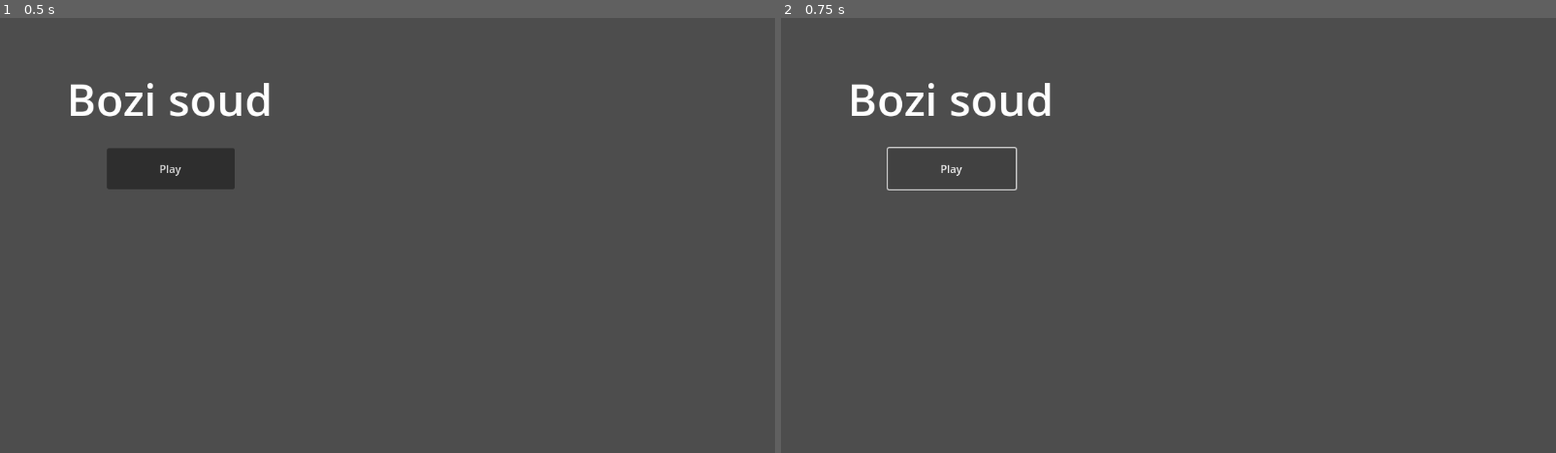
Above: before the commit, frames 1-2 (left to right).
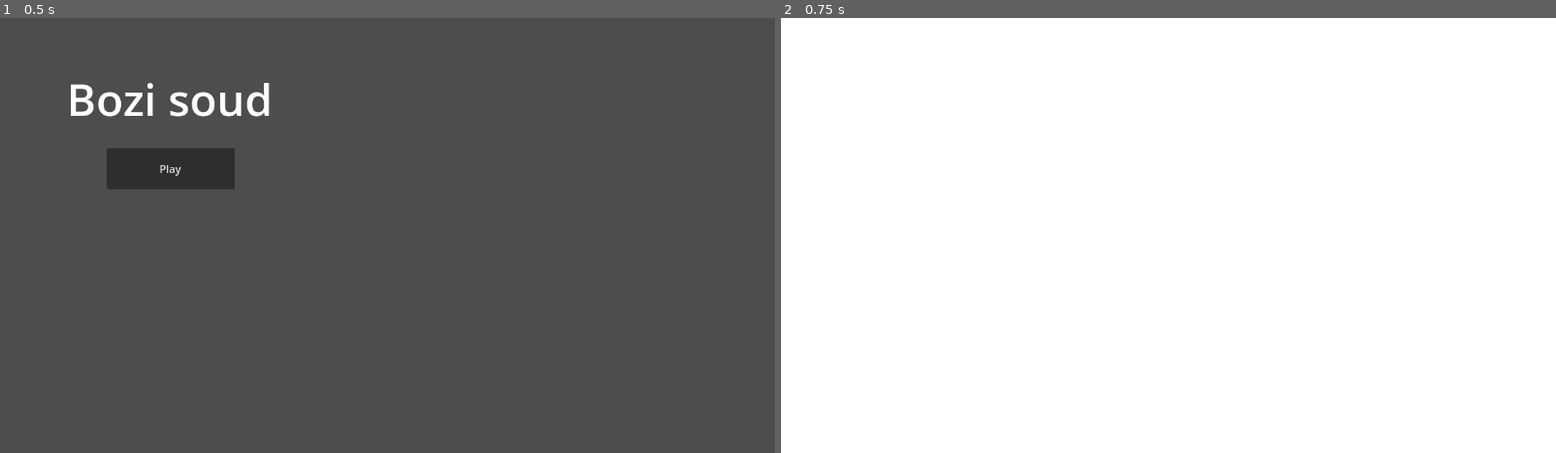
Above: after the commit, the same moments.

Repository: tomkoid/bozi-soud
Game: Godot game, scene res://scenes/menu.tscn
Same seed, same stepped clock (60 frames per second), same inputs: the game is played once before the commit and once after it.
Inputs:
- Up to frame 1 (0.5 s): no input
- Up to frame 2 (0.75 s): click "Play" at 0.5 s

Frame 1 is identical in both runs. In frame 2, 99% of the frame differs, in the area x 0-100%, y 0-100%.

Commit message:
feat: add play button functionality
Signed-off-by: Tomkoid <tomaszierl@outlook.com>

Diff:
--- /dev/null
+++ b/scenes/menu.gd
@@ -0,0 +1,16 @@
+extends Node2D
+
+
+# Called when the node enters the scene tree for the first time.
+func _ready() -> void:
+	pass # Replace with function body.
+
+
+# Called every frame. 'delta' is the elapsed time since the previous frame.
+func _process(delta: float) -> void:
+	pass
+
+
+func _on_button_pressed() -> void:
+	get_tree().change_scene_to_file("res://game.tscn")
+	pass # Replace with function body.
--- a/scenes/menu.tscn
+++ b/scenes/menu.tscn
@@ -1,6 +1,9 @@
-[gd_scene format=3 uid="uid://cu3uhb23wp1gb"]
+[gd_scene load_steps=2 format=3 uid="uid://cu3uhb23wp1gb"]
+
+[ext_resource type="Script" path="res://scenes/menu.gd" id="1_dqhv3"]
 
 [node name="Menu" type="Node2D"]
+script = ExtResource("1_dqhv3")
 
 [node name="RichTextLabel" type="RichTextLabel" parent="."]
 offset_left = 99.0
@@ -16,3 +19,5 @@
 offset_right = 349.0
 offset_bottom = 255.0
 text = "Play"
+
+[connection signal="pressed" from="Button" to="." method="_on_button_pressed"]
Not shown: 1 places in game.tscn that only renumber resources
